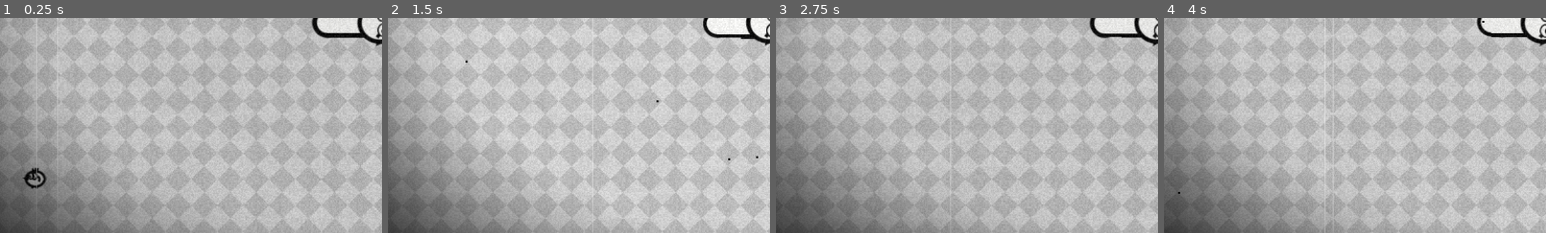
Above: before the commit, frames 1-4 (left to right).
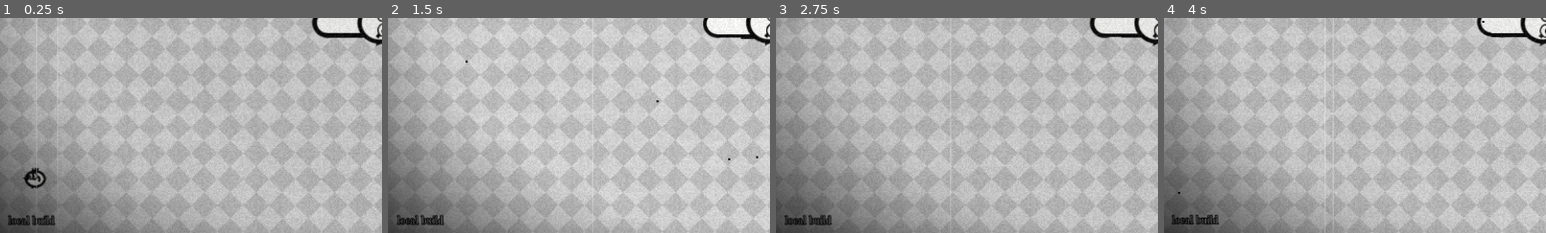
Above: after the commit, the same moments.

Repository: Oliver-Tautz/brilliant-snake-vibes
Game: Godot game, scene res://presentation/main.tscn
Two runs of this game, one before a commit and one after it. Both use one fixed random seed, a clock stepped at 60 frames per second and the inputs below.
Inputs (mouse positions are % of the whole screen's width and height, from its top left):
- Up to frame 1 (0.25 s): no input
- Up to frame 2 (1.5 s): tap Enter at 0.5, 1.25 s; drag from (96, 6) to (60, 28) at 0.52 s; drag from (30, 55) to (45, 70) at 1.27 s
- Up to frame 3 (2.75 s): move the mouse to (60, 28) at 2.02 s; hold Right from 2.03 s (still down); tap Ctrl at 2.1 s; click (60, 28) at 2.17 s
- Up to frame 4 (4 s): release Right at 2.75 s; drag from (45, 70) to (20, 35) at 2.77 s; move the mouse to (80, 65) at 3.52 s; hold Left from 3.53 s (still down); tap Enter at 3.6 s; click (80, 65) at 3.67 s; tap Space at 3.77 s
The pictures show only the part of the screen within x 0-50%, y 49-99%; the shares and areas given below are measured in that part.

The runs differ from the first frame. In frame 1, 0.4% of the frame differs, in the area x 2-15%, y 91-97%; in frame 2, 0.4%; in frame 3, 0.4%; in frame 4, 0.4%.

Commit message:
Publish branch builds and tagged versions to gh-pages, show build label

Diff:
--- /dev/null
+++ b/presentation/build_info.gd
@@ -0,0 +1,4 @@
+## Which build this is. CI overwrites this file before exporting (tag, or "<branch> @ <commit>").
+extends RefCounted
+
+const LABEL := "local build"
--- a/presentation/main.gd
+++ b/presentation/main.gd
@@ -7,6 +7,7 @@
 const MAX_TICKS_PER_FRAME := 5
 ## Old Standard TT (SIL OFL 1.1), bundled so the web build gets the same period serif.
 const SERIF := preload("res://presentation/fonts/OldStandard-Regular.ttf")
+const BuildInfo := preload("res://presentation/build_info.gd")
 
 var game: SnakeGame
 var paused := false
@@ -32,8 +33,9 @@
 
 
 func _ready() -> void:
-	for label in [_status, _banner]:
+	for label in [_status, _banner, $HUD/Build]:
 		label.add_theme_font_override("font", SERIF)
+	$HUD/Build.text = BuildInfo.LABEL
 	_floor.size = Vector2(GRID_W, GRID_H) * View.CELL
 	_camera.zoom = Vector2(View.ZOOM, View.ZOOM)
 	var film := ($Film/Screen as ColorRect).material as ShaderMaterial
--- a/presentation/main.tscn
+++ b/presentation/main.tscn
@@ -88,6 +88,22 @@
 horizontal_alignment = 1
 vertical_alignment = 1
 
+[node name="Build" type="Label" parent="HUD"]
+anchors_preset = 2
+anchor_top = 1.0
+anchor_bottom = 1.0
+offset_left = 16.0
+offset_top = -34.0
+offset_right = 480.0
+offset_bottom = -10.0
+grow_vertical = 0
+mouse_filter = 2
+theme_override_colors/font_color = Color(0.95, 0.95, 0.94, 0.9)
+theme_override_colors/font_outline_color = Color(0.03, 0.03, 0.03, 1)
+theme_override_constants/outline_size = 5
+theme_override_font_sizes/font_size = 16
+text = "local build"
+
 [node name="Pause" type="Control" parent="HUD"]
 layout_mode = 3
 anchors_preset = 1
--- a/tests/unit/test_main_scene.gd
+++ b/tests/unit/test_main_scene.gd
@@ -497,3 +497,9 @@
 	assert_eq(dpad.lit(), Vector2i.UP)  # finger 0 still holds UP
 	viewport.push_input(_finger(up, false, 0), true)
 	assert_eq(dpad.lit(), Vector2i.ZERO)
+
+
+func test_build_label_shows_which_build_this_is() -> void:
+	var label: Label = main.get_node("HUD/Build")
+	assert_eq(label.text, preload("res://presentation/build_info.gd").LABEL)
+	assert_ne(label.text, "")
Not shown, added: presentation/build_info.gd.uid
Not shown, changed: .github/workflows/web.yml
Not shown, changed: agent_adr.md
Not shown, changed: docs/roadmap.md
Not shown, added: tests/publish_pages_test.sh
Not shown, added: tools/publish_pages.sh
